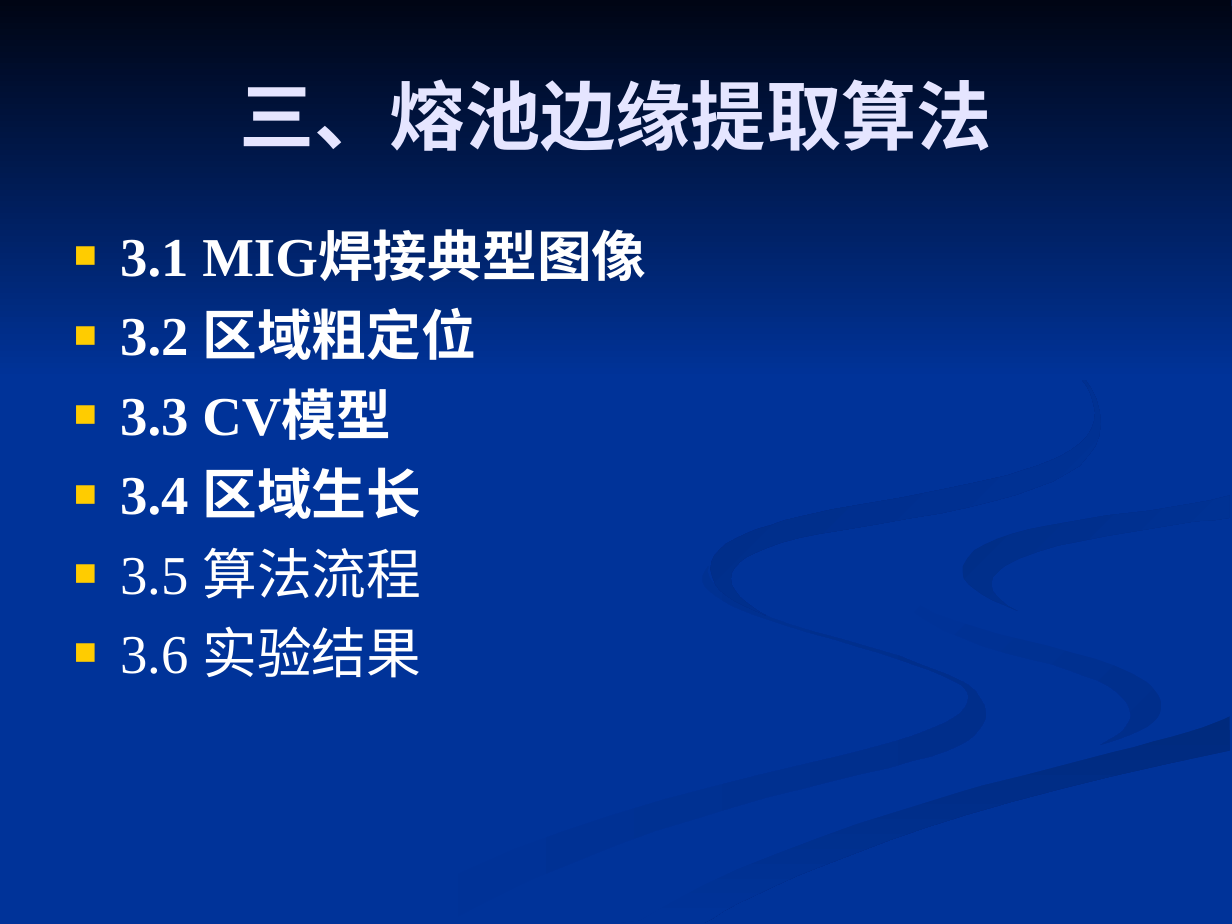
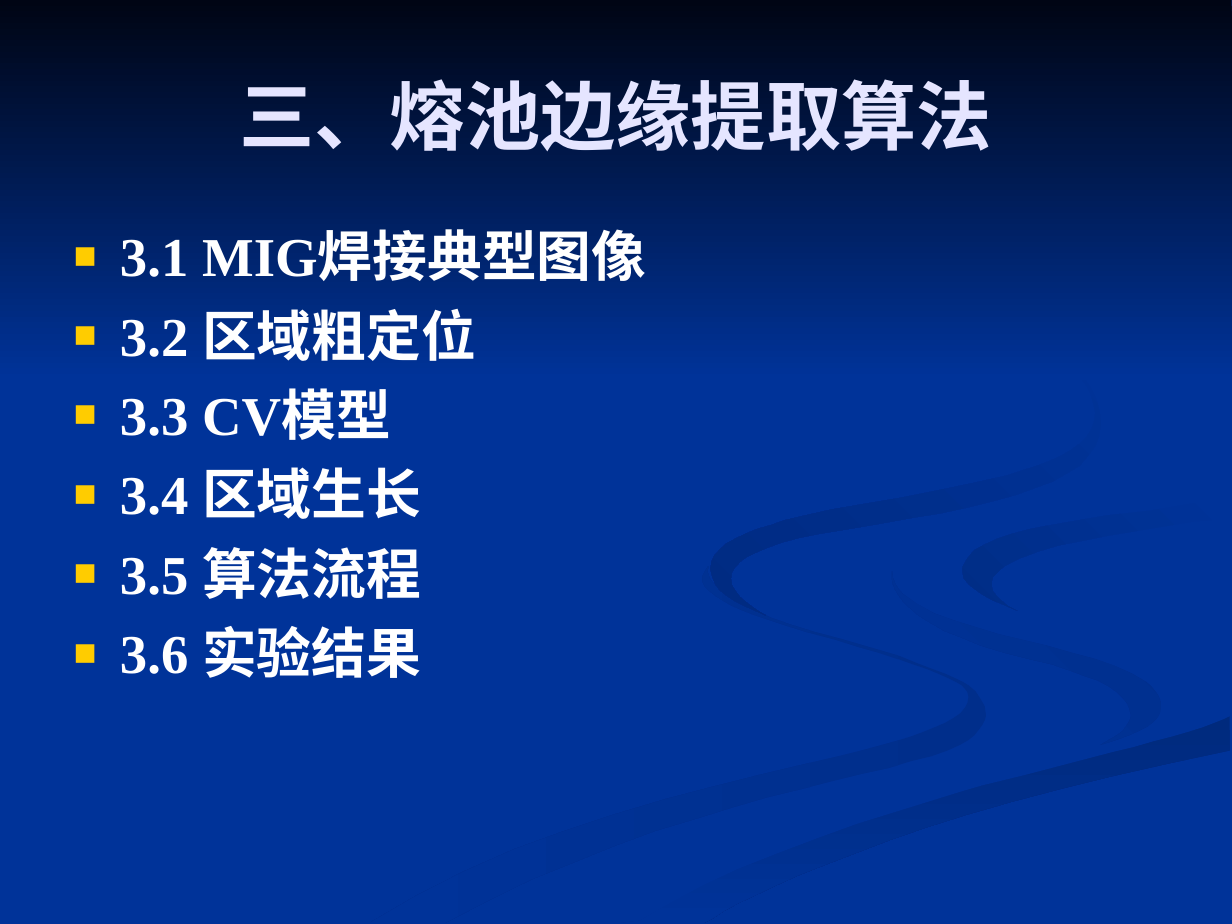
Before and after one commit to 61--/weiyanmin, a slide deck: slide 10 of 工程硕士/基于被动光的管道打底MIG焊焊缝图像处理算法的研究.ppt. Drawn at 1232x924 pixels with LibreOffice and Linux fonts; fonts in the diff are those of the drawing. Boxes give left, top, right and bottom in pixels: in the first picture for what was removed or moved away, otherwise in the second. Text is boxed around its words. In the diff, an @@ line names an element or a change of style, - is before the commit and + after.

```diff
--- a/工程硕士/基于被动光的管道打底MIG焊焊缝图像处理算法的研究.ppt
+++ b/工程硕士/基于被动光的管道打底MIG焊焊缝图像处理算法的研究.ppt
@@ text at [120,547,421,678]: bold on in "3.5 算法流程", "3.6 实验结果" @@
@@ freeform shape at [370,565,986,923]: fill gradient #003399 to #002E8B to gradient #002E8B to #003399 @@
```
Also in this commit, not shown: 31 other slides changed.
